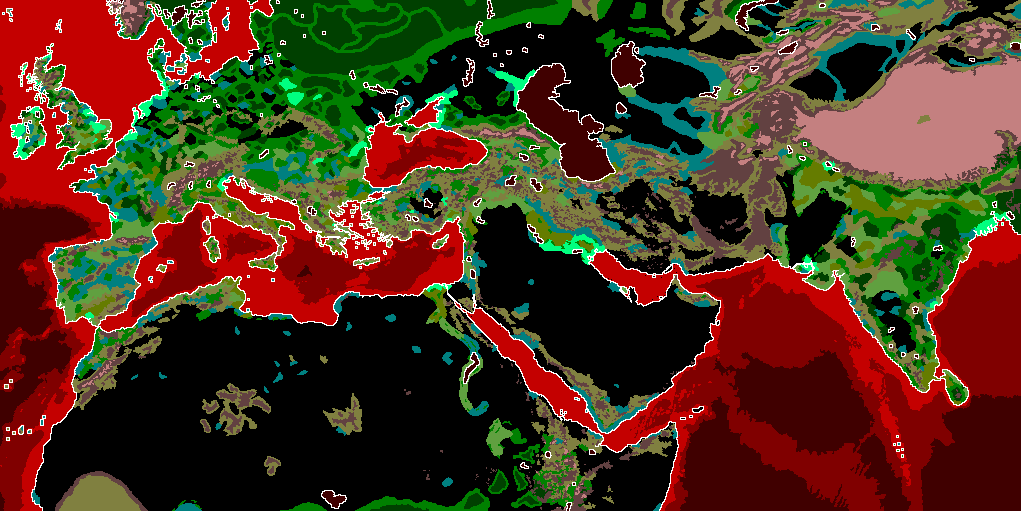
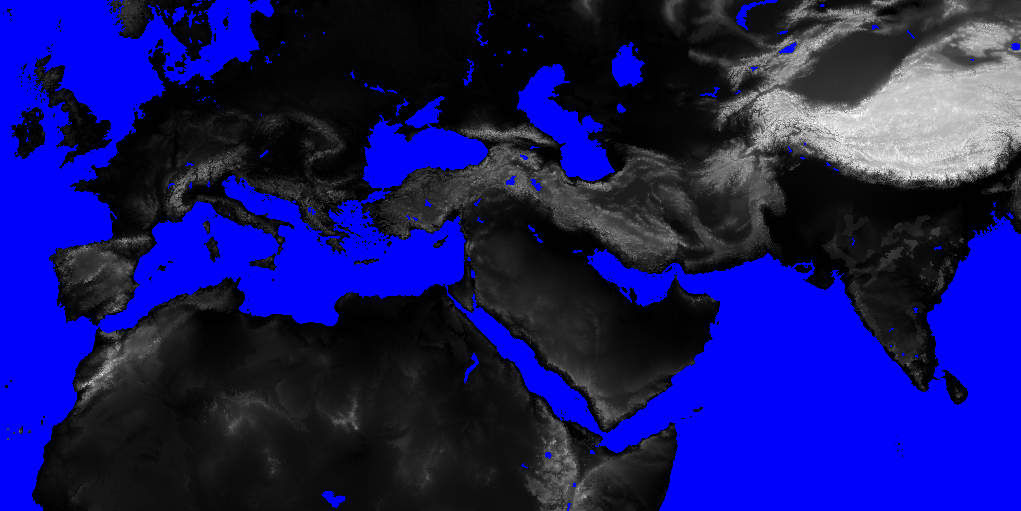
Comparing the layer stacks of the two 1021x511 images. Changes:
showed "map_heights", painted on it over [0, 0, 1021, 511]
painted on "map_ground_types" over [36, 8, 1015, 511]
